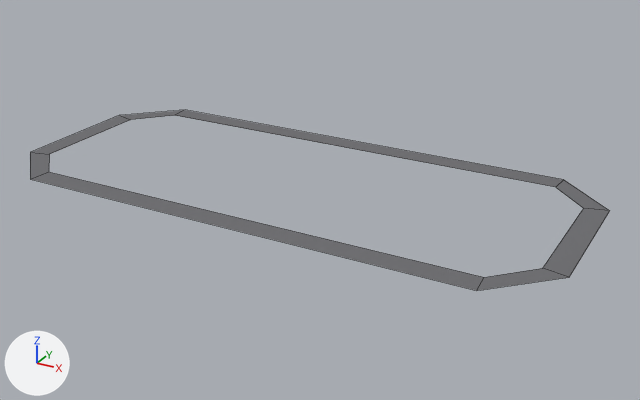
The FBX model Assets/WrenchToRaceLegends/Art/Tracks/foundry-row-circuit.fbx: old version first, new version second.
Both versions are drawn from a 50 mm lens placed at (79.0, -355.0, 145.0), pointed at (-90.0, -48.0, -8.0). Arrows for +X, +Y and +Z are at lower left; the lights stay in place. The older version comes first. Mesh edges are drawn as thin lines.

Script lines for the objects in view, before the commit:
```python
me_foundry_row_circuit_mesh = bpy.data.meshes.new('foundry-row-circuit_mesh')
me_foundry_row_circuit_mesh.from_pydata(...)  # 16 vertices, 8 faces; spans x -225.0..25.0, y -105.0..5.0, z 0.0
me_foundry_row_circuit_mesh.materials.append(mat_foundry_row_circuit_road)  # grey #6c6c6f
ob_foundry_row_circuit = bpy.data.objects.new('foundry-row-circuit', me_foundry_row_circuit_mesh)
ob_foundry_row_circuit.location = (0.0, 0.0, 0.0)
```
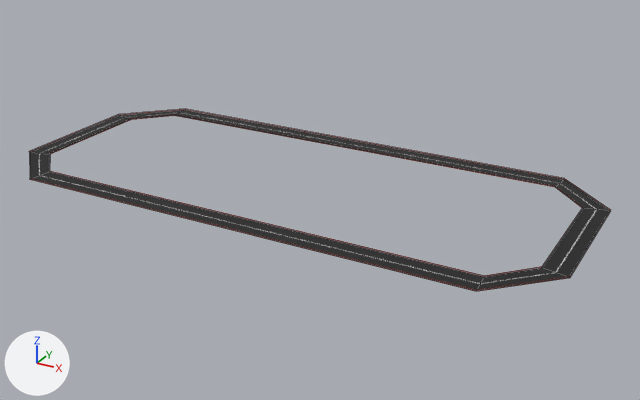
Pixel boxes [x1, y1, x2, y2] of what changed, in the pictures (640 x 400 px):
'foundry-row-circuit', recoloured, surface changed: [30, 110, 609, 290] in both
'foundry-row-circuit_barrier_left', added: after [29, 109, 611, 291]
'foundry-row-circuit_barrier_right', added: after [49, 115, 583, 277]

What changed in the scene script:
```text
Add img_foundry_row_circuit_asphalt_png:
    img_foundry_row_circuit_asphalt_png = load_image('foundry-row-circuit_asphalt.png', 'Textures/foundry-row-circuit_asphalt.png', 256, 256, 'sRGB')
Add img_foundry_row_circuit_barrier_stripe_png:
    img_foundry_row_circuit_barrier_stripe_png = load_image('foundry-row-circuit_barrier_stripe.png', 'Textures/foundry-row-circuit_barrier_stripe.png', 64, 64, 'sRGB')
Add mat_foundry_row_circuit_road_mat:
    mat_foundry_row_circuit_road_mat = principled_material('foundry-row-circuit_road_mat')
    mat_foundry_row_circuit_road_mat.texture = img_foundry_row_circuit_asphalt_png
    mat_foundry_row_circuit_road_mat.roughness = 0.8
Add mat_foundry_row_circuit_barrier_mat:
    mat_foundry_row_circuit_barrier_mat = principled_material('foundry-row-circuit_barrier_mat')
    mat_foundry_row_circuit_barrier_mat.texture = img_foundry_row_circuit_barrier_stripe_png
    mat_foundry_row_circuit_barrier_mat.roughness = 0.6
Change me_foundry_row_circuit_mesh:
    where me_foundry_row_circuit_mesh.from_pydata(...)  # 16 vertices, 8 faces; spans x -225.0..25.0, y -105.0..5.0, z 0.0
    used by ob_foundry_row_circuit; location = (0.0, 0.0, 0.0)
    remove me_foundry_row_circuit_mesh.materials.append(mat_foundry_row_circuit_road)  # grey #6c6c6f
    me_foundry_row_circuit_mesh part 1: texture (UV) coordinates changed
    add me_foundry_row_circuit_mesh.materials.append(mat_foundry_row_circuit_road_mat)  # picture img_foundry_row_circuit_asphalt_png
Add me_foundry_row_circuit_barrier_right_mesh:
    me_foundry_row_circuit_barrier_right_mesh.from_pydata([(0.0, -5.0, 0.0), (0.0, -5.0, 0.0), (-200.0, -5.0, 0.0), (-200.0, -5.0, 0.0), (-215.0, -21.0, 0.0), (-215.0, -21.0, 0.0), (-215.0, -79.0, 0.0), (-215.0, -79.0, 0.0), (-200.0, -95.0, 0.0), (-200.0, -95.0, 0.0), (0.0, -95.0, 0.0), (0.0, -95.0, 0.0), (15.0, -79.0, 0.0), (15.0, -79.0, 0.0), (15.0, -21.0, 0.0), (15.0, -21.0, 0.0)], [], [(0, 2, 3, 1), (2, 4, 5, 3), (4, 6, 7, 5), (6, 8, 9, 7), (8, 10, 11, 9), (10, 12, 13, 11), (12, 14, 15, 13), (14, 0, 1, 15)])
    me_foundry_row_circuit_barrier_right_mesh.materials.append(mat_foundry_row_circuit_barrier_mat)  # picture img_foundry_row_circuit_barrier_stripe_png
Add me_foundry_row_circuit_barrier_left_mesh:
    me_foundry_row_circuit_barrier_left_mesh.from_pydata([(0.0, 5.0, 0.0), (0.0, 5.0, 0.0), (-200.0, 5.0, 0.0), (-200.0, 5.0, 0.0), (-225.0, -19.0, 0.0), (-225.0, -19.0, 0.0), (-225.0, -81.0, 0.0), (-225.0, -81.0, 0.0), (-200.0, -105.0, 0.0), (-200.0, -105.0, 0.0), (0.0, -105.0, 0.0), (0.0, -105.0, 0.0), (25.0, -81.0, 0.0), (25.0, -81.0, 0.0), (25.0, -19.0, 0.0), (25.0, -19.0, 0.0)], [], [(0, 2, 3, 1), (2, 4, 5, 3), (4, 6, 7, 5), (6, 8, 9, 7), (8, 10, 11, 9), (10, 12, 13, 11), (12, 14, 15, 13), (14, 0, 1, 15)])
    me_foundry_row_circuit_barrier_left_mesh.materials.append(mat_foundry_row_circuit_barrier_mat)  # picture img_foundry_row_circuit_barrier_stripe_png
Add ob_foundry_row_circuit_barrier_right:
    ob_foundry_row_circuit_barrier_right = bpy.data.objects.new('foundry-row-circuit_barrier_right', me_foundry_row_circuit_barrier_right_mesh)
    ob_foundry_row_circuit_barrier_right.location = (0.0, 0.0, 0.0)
Add ob_foundry_row_circuit_barrier_left:
    ob_foundry_row_circuit_barrier_left = bpy.data.objects.new('foundry-row-circuit_barrier_left', me_foundry_row_circuit_barrier_left_mesh)
    ob_foundry_row_circuit_barrier_left.location = (0.0, 0.0, 0.0)
```
